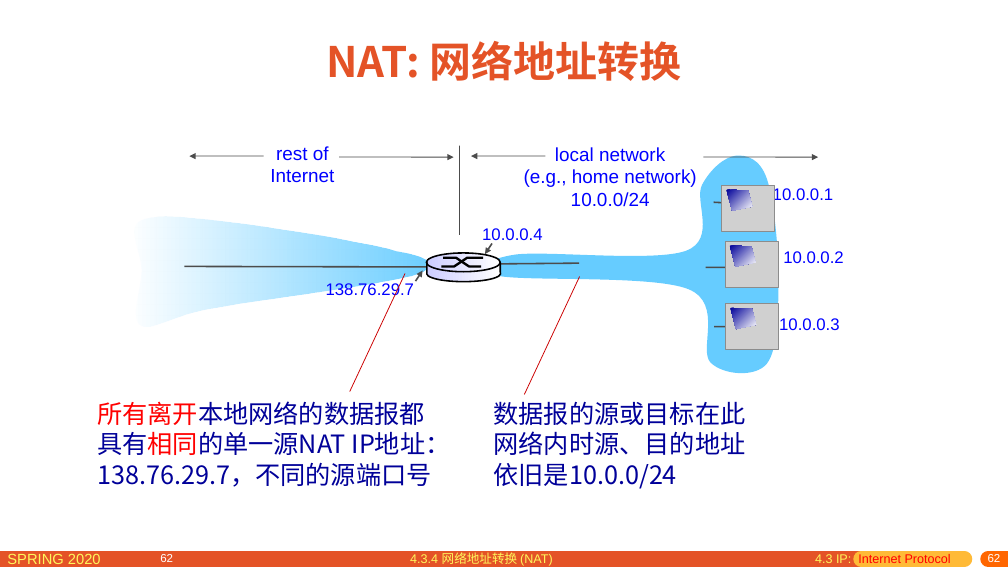
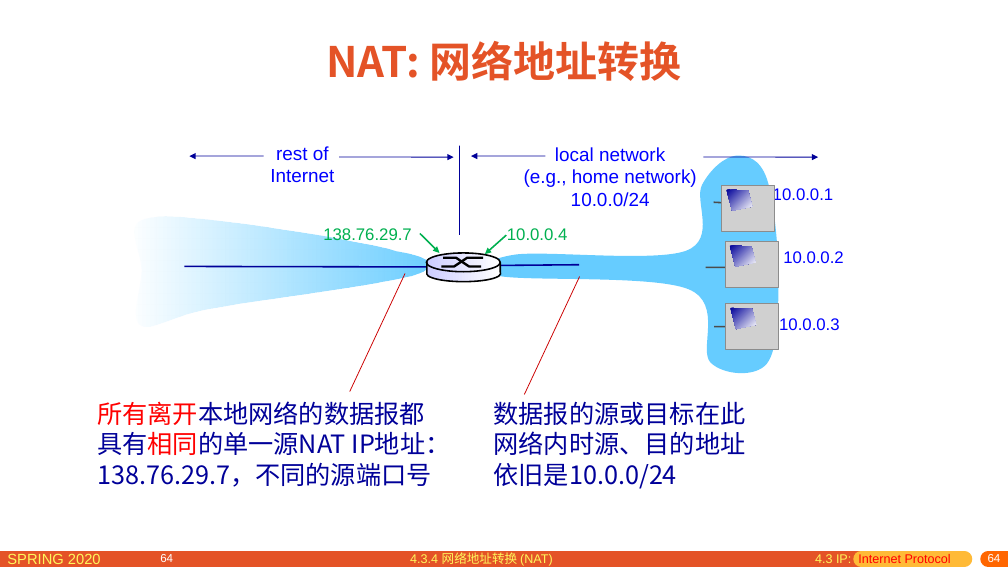
Before and after one commit to network-distributed/presentations, a slide deck: slide 64 of chapter4_cn.pptx (slide 62 before the commit). Drawn at 1008x567 pixels with LibreOffice and Linux fonts; fonts in the diff are those of the drawing; grey boxes stand for pictures. Boxes give left, top, right and bottom in pixels: in the first picture for what was removed or moved away, otherwise in the second. Text is boxed around its words. In the diff, an @@ line names an element or a change of style, - is before the commit and + after.

```diff
--- a/chapter4_cn.pptx
+++ b/chapter4_cn.pptx
@@ line (460, 146) - (460, 235): stroke #4C4C4C 0.75 pt to #000099 0.75 pt @@
@@ arrow (264, 156) - (190, 156): stroke #4C4C4C 0.75 pt to #000099 0.75 pt @@
@@ arrow (340, 157) - (454, 157): stroke #4C4C4C 0.75 pt to #000099 0.75 pt @@
@@ arrow (545, 156) - (471, 156): stroke #4C4C4C 0.75 pt to #000099 0.75 pt @@
@@ arrow (704, 157) - (818, 157): stroke #4C4C4C 0.75 pt to #000099 0.75 pt @@
@@ text "138.76.29.7" at box(323, 228, 411, 244): text colour #0000FF to #00B050 @@
@@ text "138.76.29.7": place and size @@
-text "138.76.29.7" at box(326, 281, 414, 299)
+text "138.76.29.7" at box(323, 228, 411, 244)
@@ arrow added from (420, 234) to (439, 253), #00B050 1.5 pt @@
@@ arrow moved from (492, 243) - (485, 254) to (507, 235) - (485, 254) @@
@@ arrow (507, 235) - (485, 254): stroke #4C4C4C 1.5 pt to #00B050 1.5 pt @@
@@ text "10.0.0.4": place and size @@
-text "10.0.0.4" at box(482, 228, 543, 245)
+text "10.0.0.4" at box(507, 228, 568, 240)
@@ text "10.0.0.4" at box(507, 228, 568, 240): text colour #0000FF to #00B050 @@
@@ line (185, 266) - (435, 267): stroke #4C4C4C 1.5 pt to #000099 1.5 pt @@
@@ line (479, 265) - (579, 265): stroke #4C4C4C 1.5 pt to #000099 1.5 pt @@
@@ arrow removed from (416, 281) to (423, 271) @@
@@ page number at box(160, 554, 173, 562): text changed @@
-62
+64
@@ page number at box(988, 554, 1001, 562): text changed @@
-62
+64
```
Also in this commit, not shown: 27 other slides changed, 9 slides added, 4 other files.
